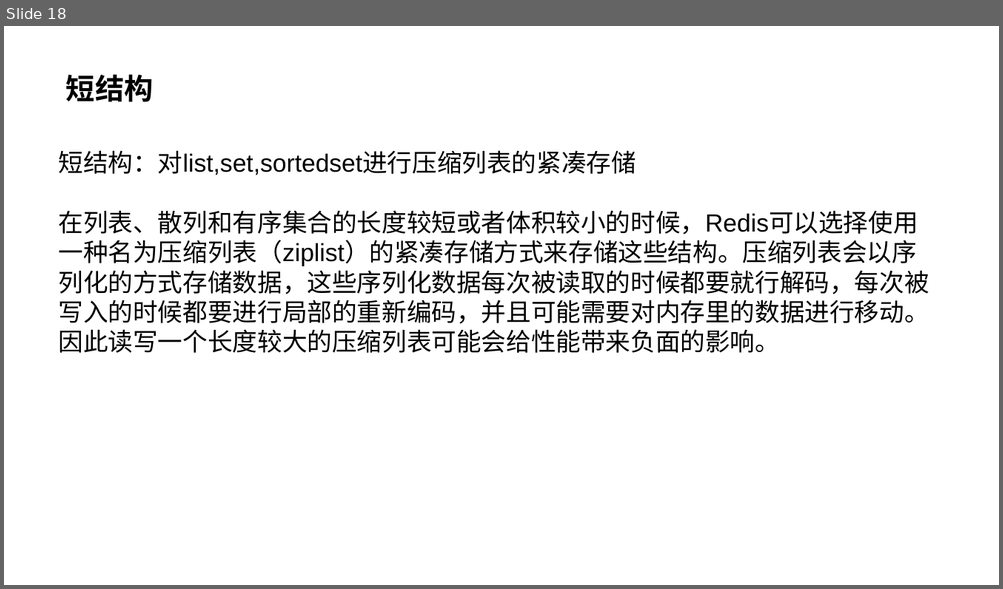
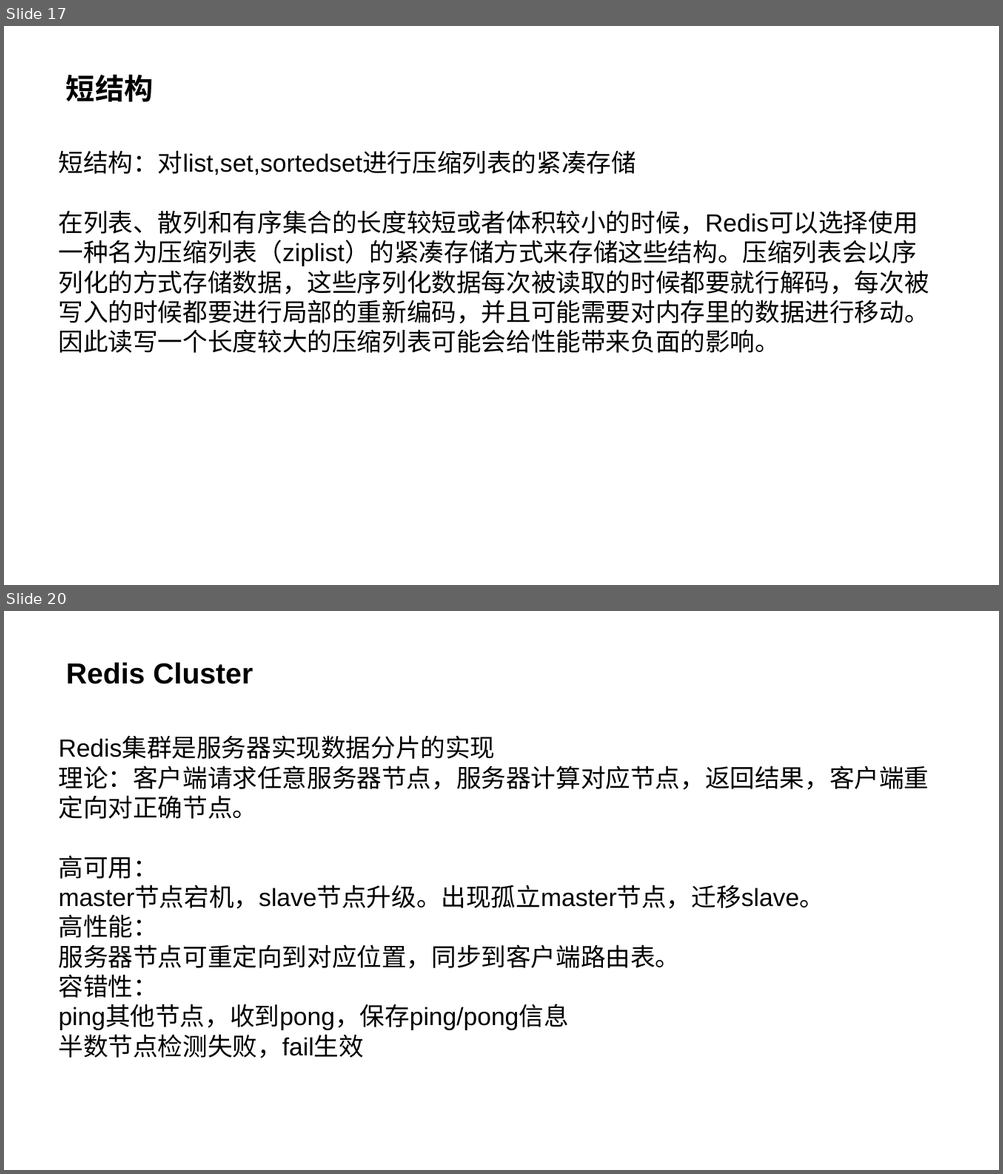
Before and after one commit to SoaringPhoenix/a-few-files, a slide deck: redis&memcached.pptx. Shown one above the other, each under a label of ours: slide 18 before the commit, slides 17 and 20 after it; the slides between them are not shown. The pictures are 1003x589 and 1003x1174 pixels, drawn with LibreOffice and Linux fonts; fonts in the diff are those of the drawing. Boxes give left, top, right and bottom in pixels: in the first picture for what was removed or moved away, otherwise in the second. Text is boxed around its words. In the diff, an @@ line names an element or a change of style, - is before the commit and + after.

Commit message:
1-5简单加了点集群的内容

```diff
--- a/redis&memcached.pptx
+++ b/redis&memcached.pptx
@@ slide 20 added at bbox=[4, 611, 999, 1170], background #FFFFFF @@
@@ title added at bbox=[66, 662, 253, 684], 28 pt, text #000000, bold @@
+Redis Cluster
@@ text added at bbox=[59, 737, 929, 1059], 24 pt, text #000000 @@
+Redis集群是服务器实现数据分片的实现
+理论：客户端请求任意服务器节点，服务器计算对应节点，返回结果，客户端重定向对正确节点。
+高可用：
+master节点宕机，slave节点升级。出现孤立master节点，迁移slave。
+高性能：
+服务器节点可重定向到对应位置，同步到客户端路由表。
+容错性：
+ping其他节点，收到pong，保存ping/pong信息
+半数节点检测失败，fail生效
@@ what was slide 18 is now slide 17 @@
```
Also in this commit, not shown: 1 slide changed, 2 other slides added, 1 slide removed.
